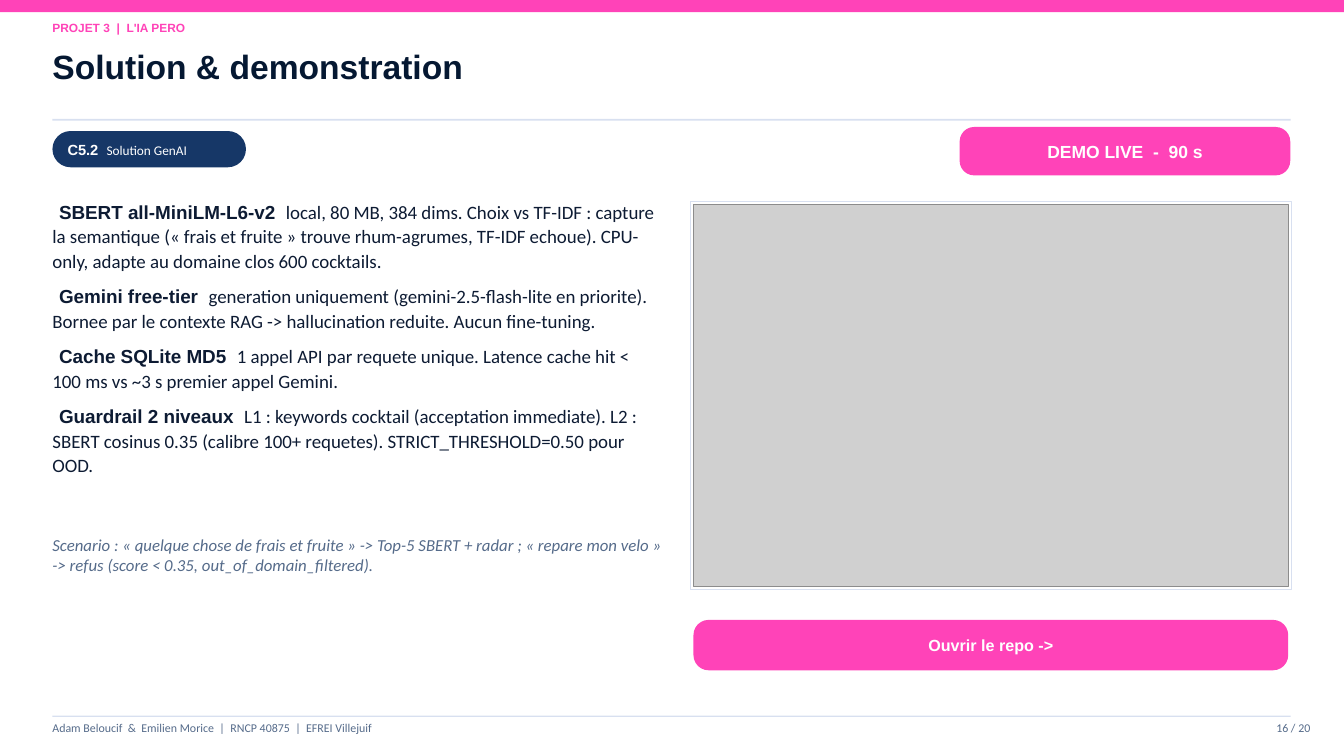
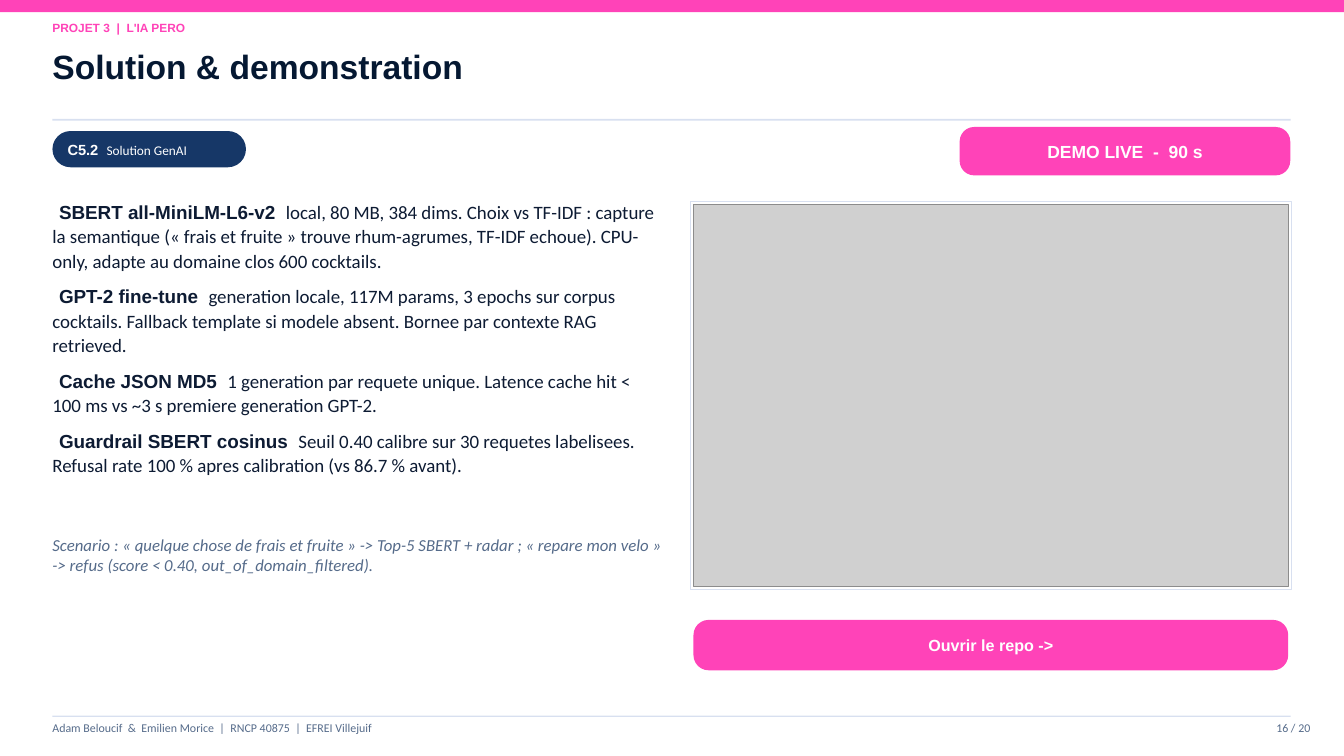
Before and after one commit to Adam-Blf/Soutenance-M1, a slide deck: slide 16 of Soutenance_Bloc1-2_Adam_Emilien.pptx. Drawn at 1344x756 pixels with LibreOffice and Linux fonts; fonts in the diff are those of the drawing; grey boxes stand for pictures. Boxes give left, top, right and bottom in pixels: in the first picture for what was removed or moved away, otherwise in the second. Text is boxed around its words. In the diff, an @@ line names an element or a change of style, - is before the commit and + after.

```diff
--- a/Soutenance_Bloc1-2_Adam_Emilien.pptx
+++ b/Soutenance_Bloc1-2_Adam_Emilien.pptx
@@ text at [52,289,634,475]: text changed @@
-Gemini free-tier generation uniquement (gemini-2.5-flash-lite en priorite). Bornee par le contexte RAG -> hallucination reduite. Aucun fine-tuning.
-Cache SQLite MD5 1 appel API par requete unique. Latence cache hit < 100 ms vs ~3 s premier appel Gemini.
-Guardrail 2 niveaux L1 : keywords cocktail (acceptation immediate). L2 : SBERT cosinus 0.35 (calibre 100+ requetes). STRICT_THRESHOLD=0.50 pour OOD.
+GPT-2 fine-tune generation locale, 117M params, 3 epochs sur corpus cocktails. Fallback template si modele absent. Bornee par contexte RAG retrieved.
+Cache JSON MD5 1 generation par requete unique. Latence cache hit < 100 ms vs ~3 s premiere generation GPT-2.
+Guardrail SBERT cosinus Seuil 0.40 calibre sur 30 requetes labelisees. Refusal rate 100 % apres calibration (vs 86.7 % avant).
@@ text at [52,539,649,574]: text changed @@
-Scenario : « quelque chose de frais et fruite » -> Top-5 SBERT + radar ; « repare mon velo » -> refus (score < 0.35, out_of_domain_filtered).
+Scenario : « quelque chose de frais et fruite » -> Top-5 SBERT + radar ; « repare mon velo » -> refus (score < 0.40, out_of_domain_filtered).
```
Also in this commit, not shown: 5 other slides changed, 1 other file.
